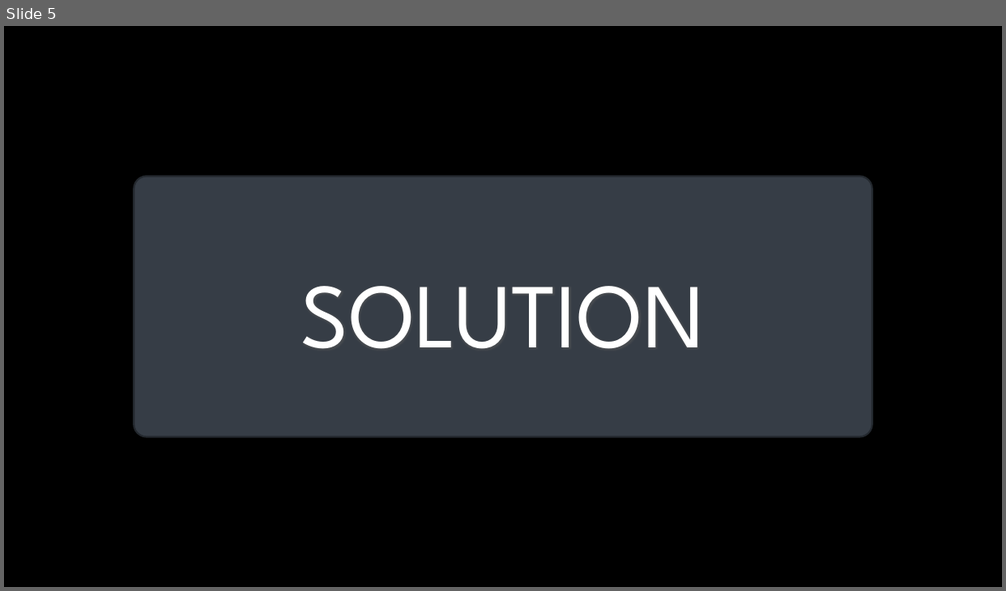
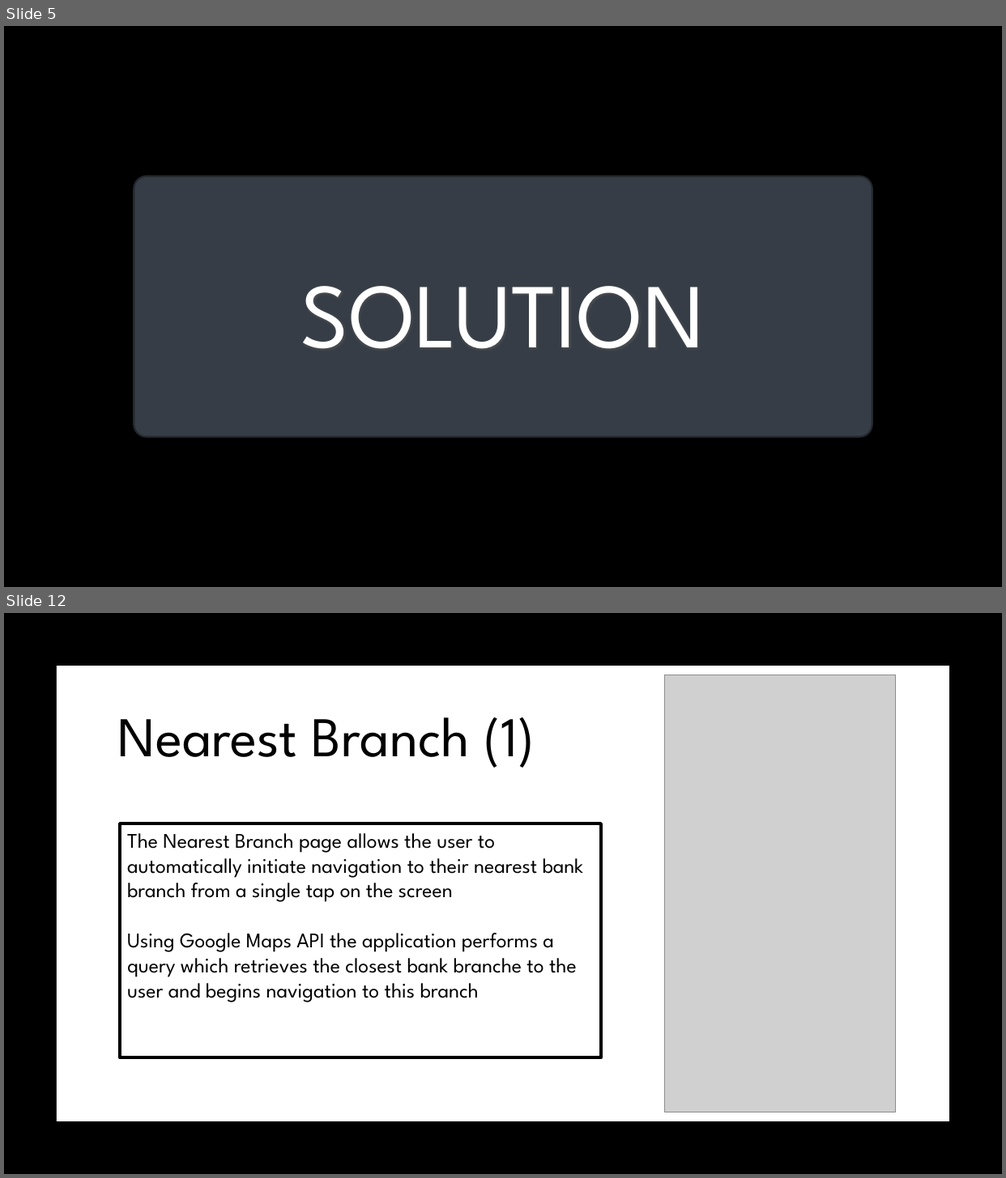
Before and after one commit to robobot97/GradHackTeam30, a slide deck: GradHack Project Presentation.pptx. Shown one above the other, each under a label of ours: slide 5 before the commit, slides 5 and 12 after it; the slides between them are not shown. The pictures are 1006x591 and 1006x1178 pixels, drawn with LibreOffice and Linux fonts; fonts in the diff are those of the drawing; grey boxes stand for pictures; background and template pictures are left out. Boxes give left, top, right and bottom in pixels: in the first picture for what was removed or moved away, otherwise in the second. Text is boxed around its words. In the diff, an @@ line names an element or a change of style, - is before the commit and + after.

```diff
--- a/GradHack Project Presentation.pptx
+++ b/GradHack Project Presentation.pptx
@@ slide 12 added at bbox=[4, 613, 1002, 1174], background picture (left out) @@
@@ rectangle added at bbox=[57, 666, 949, 1122], fill #FFFFFF @@
@@ picture added at bbox=[664, 675, 896, 1112] @@
@@ text added at bbox=[118, 717, 535, 768], 54 pt, text #000000 @@
+Nearest Branch (1)
@@ rectangle added at bbox=[120, 824, 602, 1058], fill #FFFFFF, outline #000000 3 pt, 20 pt, text #000000 @@
+The Nearest Branch page allows the user to automatically initiate navigation to their nearest bank branch from a single tap on the screen
+Using Google Maps API the application performs a query which retrieves the closest bank branche to the user and begins navigation to this branch
```
Also in this commit, not shown: 4 slides changed, 12 other slides added, 2 slides removed, 11 other files.
